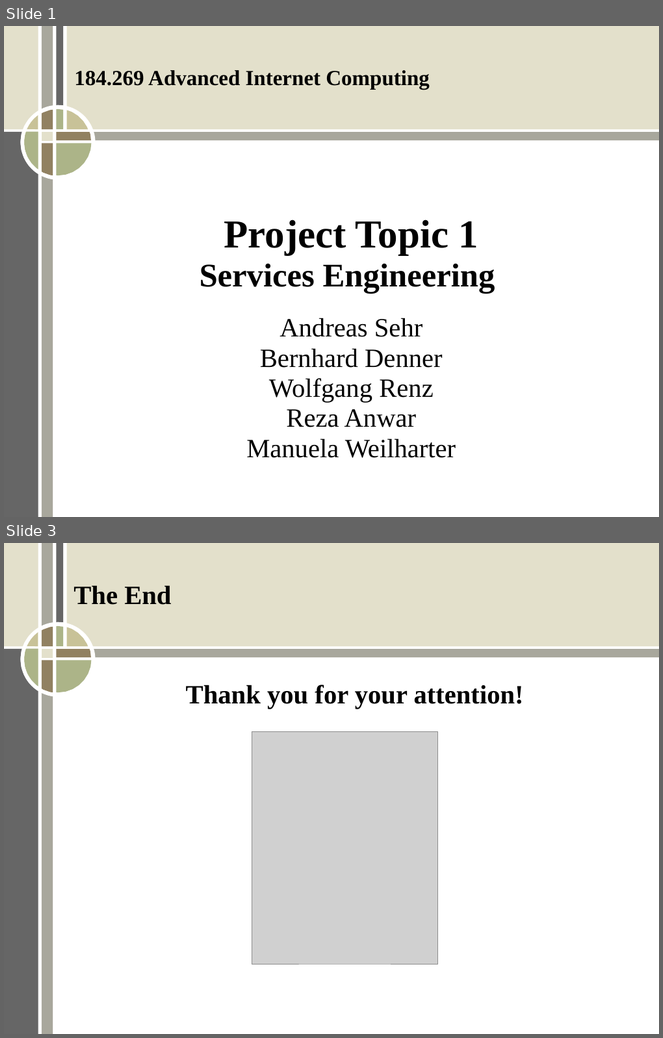
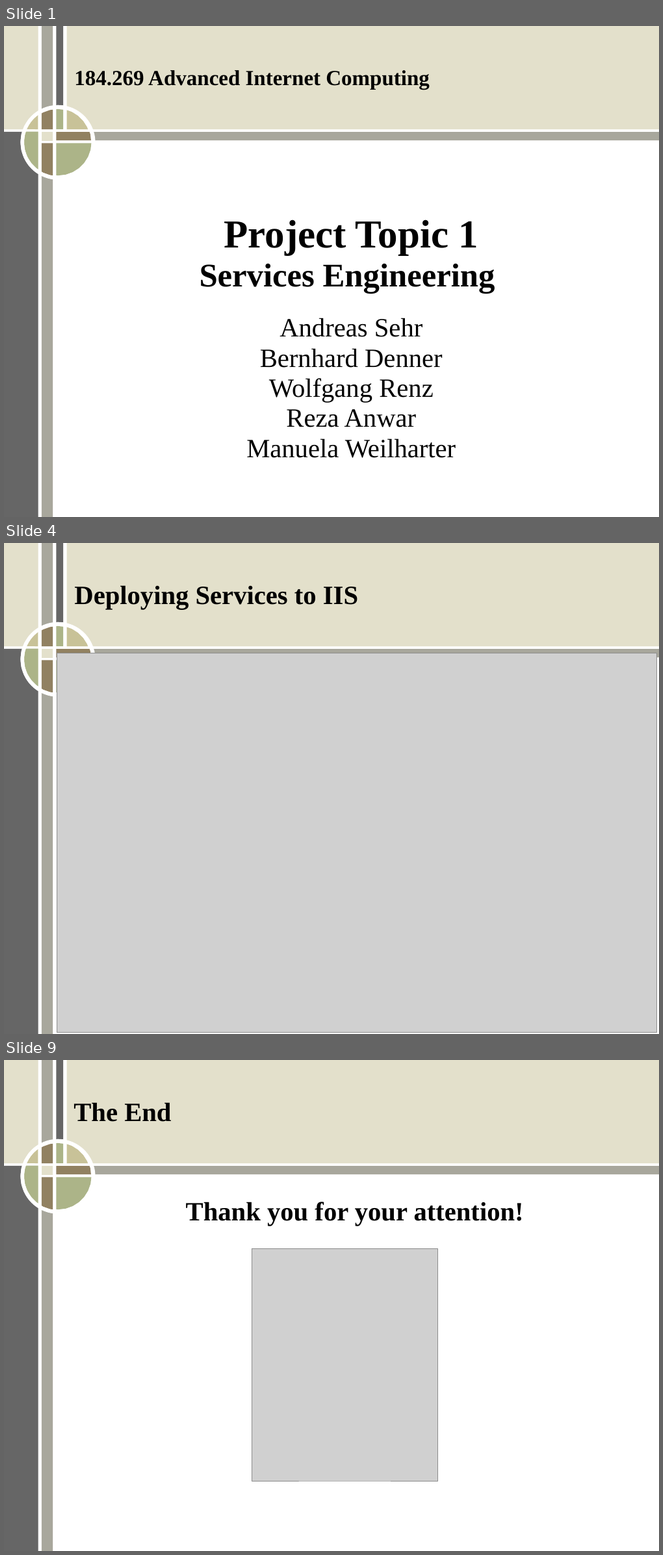
Before and after one commit to ERit/aic_group2_topic1, a slide deck: Stage2.ppt. Shown one above the other, each under a label of ours: slides 1 and 3 before the commit, slides 1, 4 and 9 after it; the slides between them are not shown. The pictures are 663x1038 and 663x1555 pixels, drawn with LibreOffice and Linux fonts; fonts in the diff are those of the drawing; grey boxes stand for pictures. Boxes give left, top, right and bottom in pixels: in the first picture for what was removed or moved away, otherwise in the second. Text is boxed around its words. In the diff, an @@ line names an element or a change of style, - is before the commit and + after.

```diff
--- a/Stage2.ppt
+++ b/Stage2.ppt
@@ slide 4 added at <box>4,543,659,1034</box>, background #FFFFFF; not listed: 17 template elements that a slide beside it also shows @@
@@ text added at <box>74,585,358,609</box>, 32 pt, text #000000, bold @@
+Deploying Services to IIS
@@ picture added at <box>57,653,657,1033</box> @@
@@ what was slide 3 is now slide 9 @@
```
Also in this commit, not shown: 6 other slides added, 1 slide removed.
